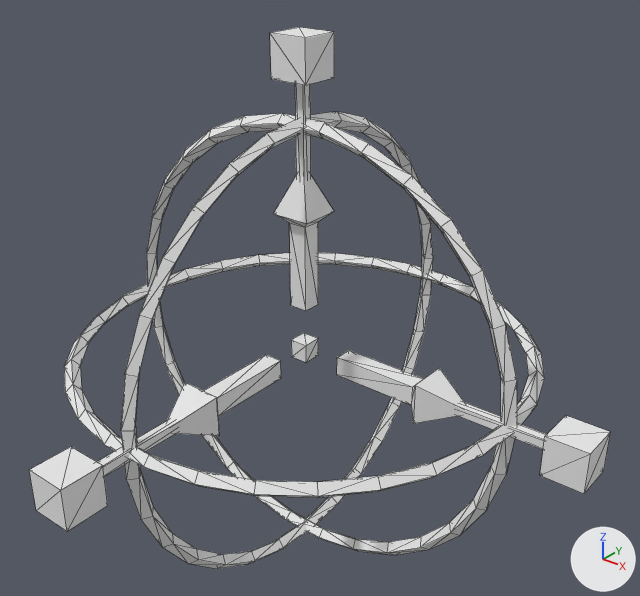
One commit to the OBJ model resources/gizmo.obj: the scene before it, then after it.
One viewpoint serves both versions: a 50 mm camera at (52.1, -62.7, 45.2) aimed at (3.5, -1.8, 7.5). The axes (+X, +Y, +Z) are drawn at lower right. The lights are the same throughout. Mesh edges are drawn as thin lines. Where no turn or scale is listed for an object, it has been applied to the vertices.

The scene before the commit, as lines of its bpy script (objects in view):
```python
me_gizmo_z = bpy.data.meshes.new('gizmo_z')
me_gizmo_z.from_pydata(...)  # 13 vertices, 22 faces; spans x -2.1..2.1, y -20.0..-5.0, z -2.1..2.1
me_gizmo_z.materials.append(mat_none)  # white #e7e7e7
me_rotation_y = bpy.data.meshes.new('rotation_y')
me_rotation_y.from_pydata(...)  # 120 vertices, 240 faces; spans x -24.5..24.5, y -24.4..24.4, z -0.8..0.8
me_rotation_y.materials.append(mat_none)  # white #e7e7e7
me_rotation_z = bpy.data.meshes.new('rotation_z')
me_rotation_z.from_pydata(...)  # 120 vertices, 240 faces; spans x -24.5..24.5, y -0.8..0.8, z -24.4..24.4
me_rotation_z.materials.append(mat_none)  # white #e7e7e7
ob_gizmo_z = bpy.data.objects.new('gizmo_z', me_gizmo_z)
ob_gizmo_z.location = (0.0, 0.0, 0.0)
ob_rotation_y = bpy.data.objects.new('rotation_y', me_rotation_y)
ob_rotation_y.location = (0.0, 0.0, 0.0)
ob_rotation_z = bpy.data.objects.new('rotation_z', me_rotation_z)
ob_rotation_z.location = (0.0, 0.0, 0.0)
# also in view: 'scale_x' at (18.5, 0.0, 0.0); 'scale_y' at (0.0, 0.0, 18.5); 'scale_z' at (0.0, -18.5, 0.0); 'gizmo_y' at (0.0, 0.0, 12.5); 'rotation_x' at (0.0, 0.0, 0.0)
```
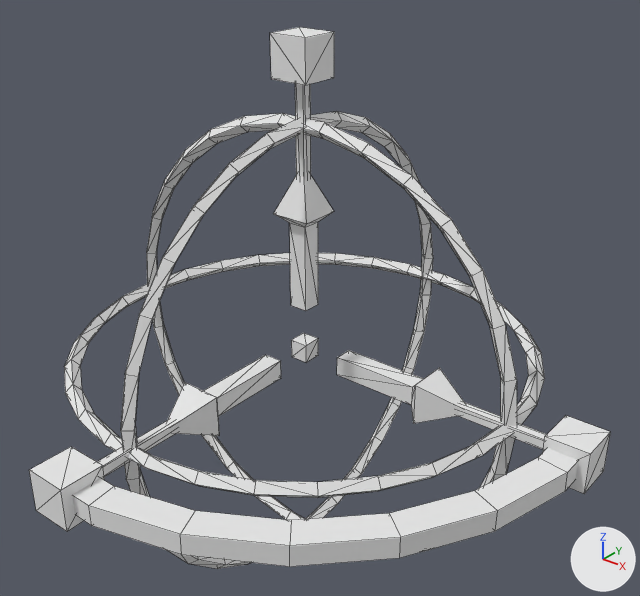
Changed parts and their boxes [x1, y1, x2, y2] in the pictures (640 x 596 px):
'scale_xz', added
    after: [72, 448, 579, 567]

The change in detail:
Mesh me_scale_xz is new.
It has 32 vertices, 28 faces and spans x -0.4..31.1, y -31.1..0.1, z -1.0..1.0.
It uses material mat_none (white #e7e7e7).
Object 'scale_xz' (ob_scale_xz) is new; it shows me_scale_xz.
Its location is (0.0, 0.0, 0.0).
